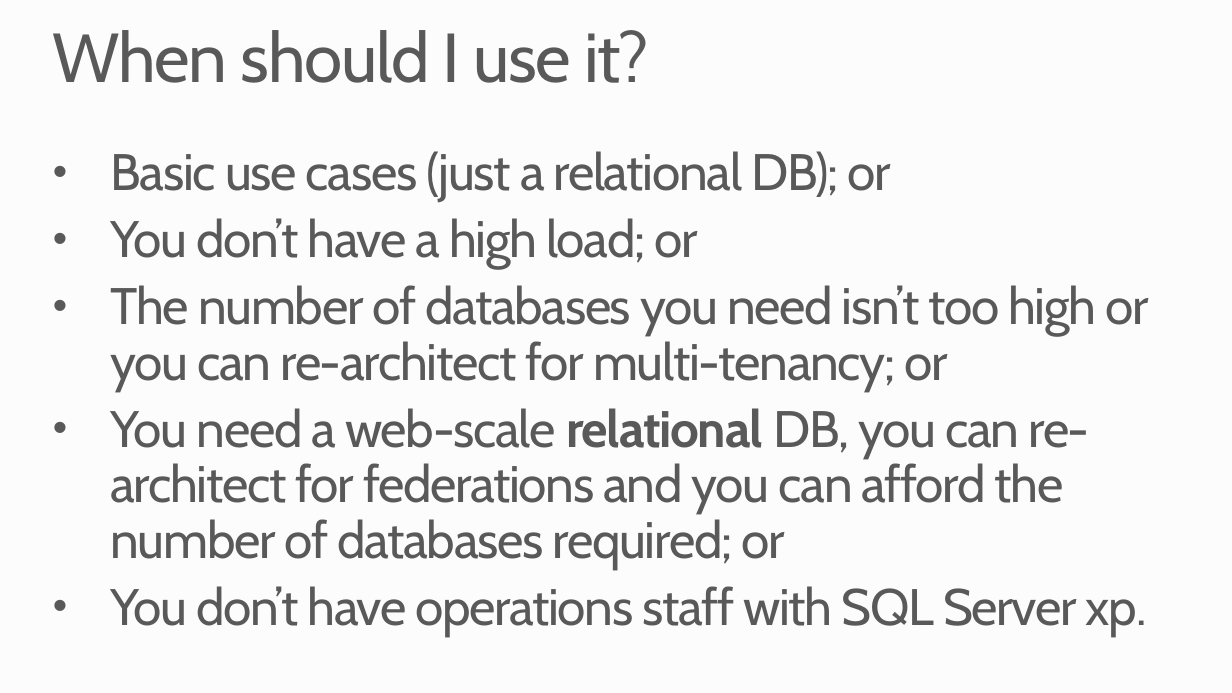
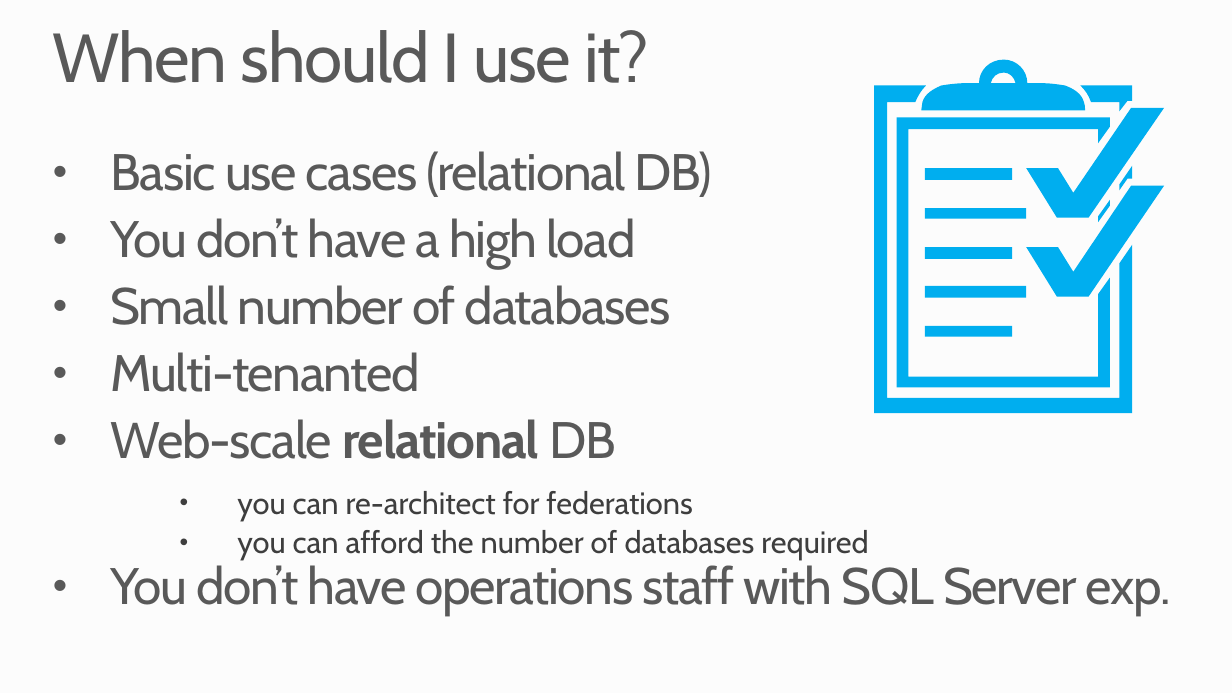
Before and after one commit to robdmoore/SQLAzureTransientDemo, a slide deck: slide 36 of Presentation.pptx (slide 31 before the commit). Drawn at 1232x693 pixels with LibreOffice and Linux fonts; fonts in the diff are those of the drawing; background and template pictures are left out. Boxes give left, top, right and bottom in pixels: in the first picture for what was removed or moved away, otherwise in the second. Text is boxed around its words. In the diff, an @@ line names an element or a change of style, - is before the commit and + after.

```diff
--- a/Presentation.pptx
+++ b/Presentation.pptx
@@ freeform shape added at [874,59,1165,413], fill #00AEEF @@
@@ text at [111,151,1172,615]: text changed @@
-• Basic use cases (just a relational DB); or
-• You don’t have a high load; or
-• The number of databases you need isn’t too high or you can re-architect for multi-tenancy; or
-• You need a web-scale relational DB, you can re-architect for federations and you can afford the number of databases required; or
-• You don’t have operations staff with SQL Server xp.
+• Basic use cases (relational DB)
+• You don’t have a high load
+• Small number of databases
+• Multi-tenanted
+• Web-scale relational DB
+    • you can re-architect for federations
+    • you can afford the number of databases required
+• You don’t have operations staff with SQL Server exp.
```
Also in this commit, not shown: 8 other slides changed, 15 slides added, 11 slides removed.
